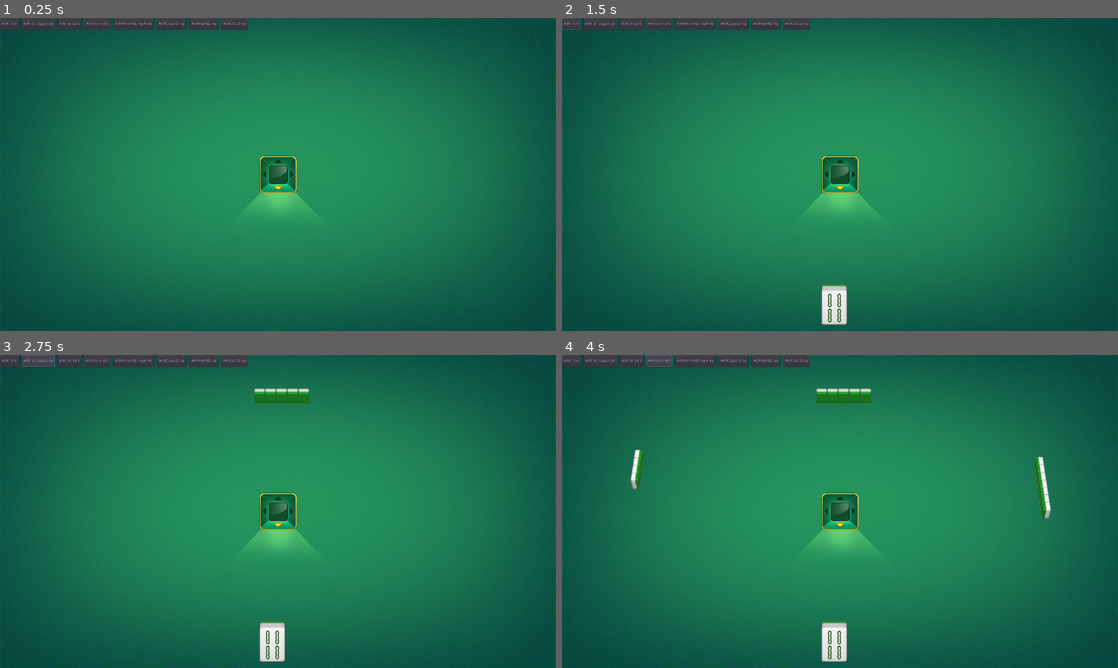
Above: before the commit, frames 1-4 (two rows, left to right).
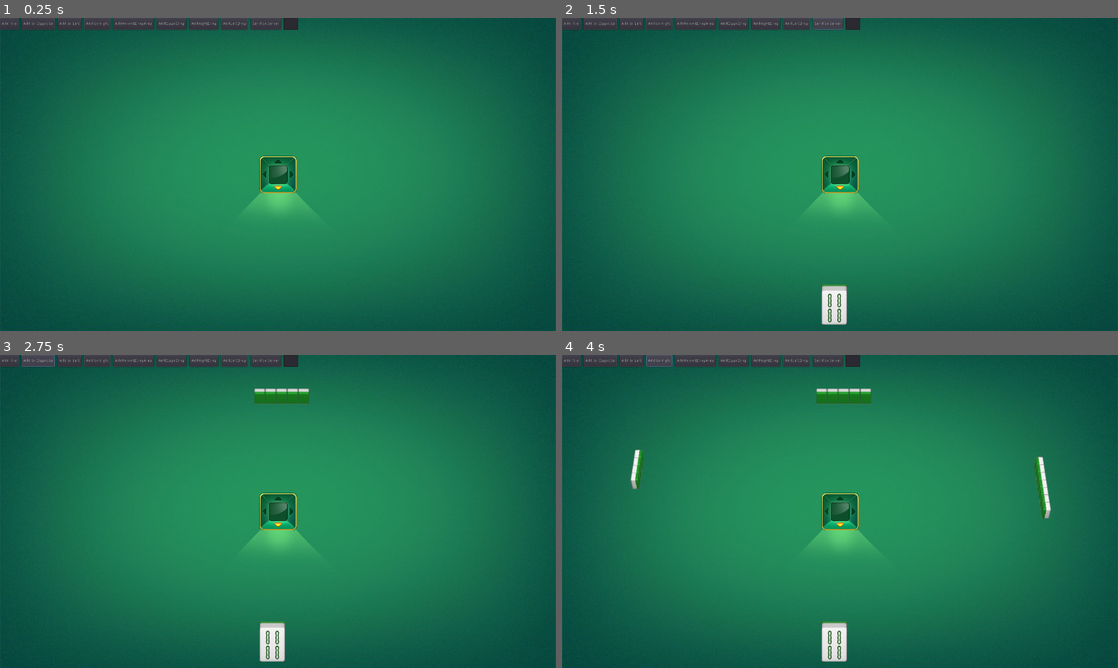
Above: after the commit, the same moments.

Repository: c-my/MahjongGame
Game: Godot game, scene res://Table.tscn
Same seed, same stepped clock (60 frames per second), same inputs: the game is played once before the commit and once after it. The project has no main scene, so this scene is started directly.
Inputs (mouse positions are in pixels of both pictures, inside the frame that each line leads up to):
- Up to frame 1 (0.25 s): no input
- Up to frame 2 (1.5 s): click "Add Tile" at 0.5 s; click (828, 24) at 1.25 s, where only the run after the commit has a clickable "Send to Server"
- Up to frame 3 (2.75 s): click "Add to Oppotite" at 2 s
- Up to frame 4 (4 s): click "Add to Left" at 2.75 s; click "Add to Right" at 3.5 s

The runs differ from the first frame. In frame 1, 0.3% of the frame differs, in the area x 45-54%, y 0-4%; in frame 2, 0.3%, in the area x 0-54%, y 0-4%; in frame 3, 0.3%; in frame 4, 0.3%.

Commit message:
add websocket

Diff:
--- /dev/null
+++ b/ConnManager.gd
@@ -0,0 +1,56 @@
+extends Node
+
+
+# Declare member variables here. Examples:
+# var a = 2
+# var b = "text"
+
+var url = "ws://127.0.0.1"
+var port = "1114"
+
+# Our WebSocketClient instance
+var _client = WebSocketClient.new()
+
+func _ready():
+	# Connect base signals to get notified of connection open, close, and errors.
+	_client.connect("connection_closed", self, "_closed")
+	_client.connect("connection_error", self, "_closed")
+	_client.connect("connection_established", self, "_connected")
+	# This signal is emitted when not using the Multiplayer API every time
+	# a full packet is received.
+	# Alternatively, you could check get_peer(1).get_available_packets() in a loop.
+	_client.connect("data_received", self, "_on_data")
+
+	# Initiate connection to the given URL.
+	var err = _client.connect_to_url(url+":"+port)
+	if err != OK:
+		print("Unable to connect")
+		set_process(false)
+
+func send_message(msg):
+	_client.get_peer(1).put_packet(msg.to_utf8())
+
+func _closed(was_clean = false):
+	# was_clean will tell you if the disconnection was correctly notified
+	# by the remote peer before closing the socket.
+	print("Closed, clean: ", was_clean)
+	set_process(false)
+
+func _connected(proto = ""):
+	# This is called on connection, "proto" will be the selected WebSocket
+	# sub-protocol (which is optional)
+	print("Connected with protocol: ", proto)
+	# You MUST always use get_peer(1).put_packet to send data to server,
+	# and not put_packet directly when not using the MultiplayerAPI.
+	_client.get_peer(1).put_packet("Test packet".to_utf8())
+
+func _on_data():
+	# Print the received packet, you MUST always use get_peer(1).get_packet
+	# to receive data from server, and not get_packet directly when not
+	# using the MultiplayerAPI.
+	print("Got data from server: ", _client.get_peer(1).get_packet().get_string_from_utf8())
+
+func _process(delta):
+	# Call this in _process or _physics_process. Data transfer, and signals
+	# emission will only happen when calling this function.
+	_client.poll()
--- a/Constants.gd
+++ b/Constants.gd
@@ -6,7 +6,7 @@
 # var b = "text"
 
 class Tile:
-	enum Suit {Character, Bamboo, Dot, Bonus, Wind, Dragon, Flower, Season}
+	enum Suit {Character, Bamboo, Dot, Wind, Dragon, Flower, Season}
 	const HEIGHT = 142
 	const WIDTH = 90
 	const SELECT_HEIGHT = 30
--- a/Table.gd
+++ b/Table.gd
@@ -59,3 +59,7 @@
 func _on_Button8_pressed():
 	$LeftDropArea.add_tile(randi()%3, randi()%9)
 	pass # Replace with function body.
+
+
+func _on_Button9_pressed():
+	ConnManager.send_message($HBoxContainer/TextEdit.text)
--- a/Table.tscn
+++ b/Table.tscn
@@ -152,6 +152,18 @@
 margin_bottom = 40.0
 text = "AddLeftDrop"
 
+[node name="Button9" type="Button" parent="HBoxContainer"]
+margin_left = 866.0
+margin_right = 970.0
+margin_bottom = 40.0
+text = "Send to Server"
+
+[node name="TextEdit" type="TextEdit" parent="HBoxContainer"]
+margin_left = 980.0
+margin_right = 1080.0
+margin_bottom = 40.0
+rect_min_size = Vector2( 50, 0 )
+
 [node name="BottomDropArea" type="Node2D" parent="."]
 position = Vector2( 621.315, 779.207 )
 script = ExtResource( 13 )
@@ -175,3 +187,4 @@
 [connection signal="pressed" from="HBoxContainer/Button6" to="." method="_on_Button6_pressed"]
 [connection signal="pressed" from="HBoxContainer/Button7" to="." method="_on_Button7_pressed"]
 [connection signal="pressed" from="HBoxContainer/Button8" to="." method="_on_Button8_pressed"]
+[connection signal="pressed" from="HBoxContainer/Button9" to="." method="_on_Button9_pressed"]
--- a/project.godot
+++ b/project.godot
@@ -21,6 +21,7 @@
 [autoload]
 
 Constants="*res://Constants.gd"
+ConnManager="*res://ConnManager.gd"
 
 [display]
 
